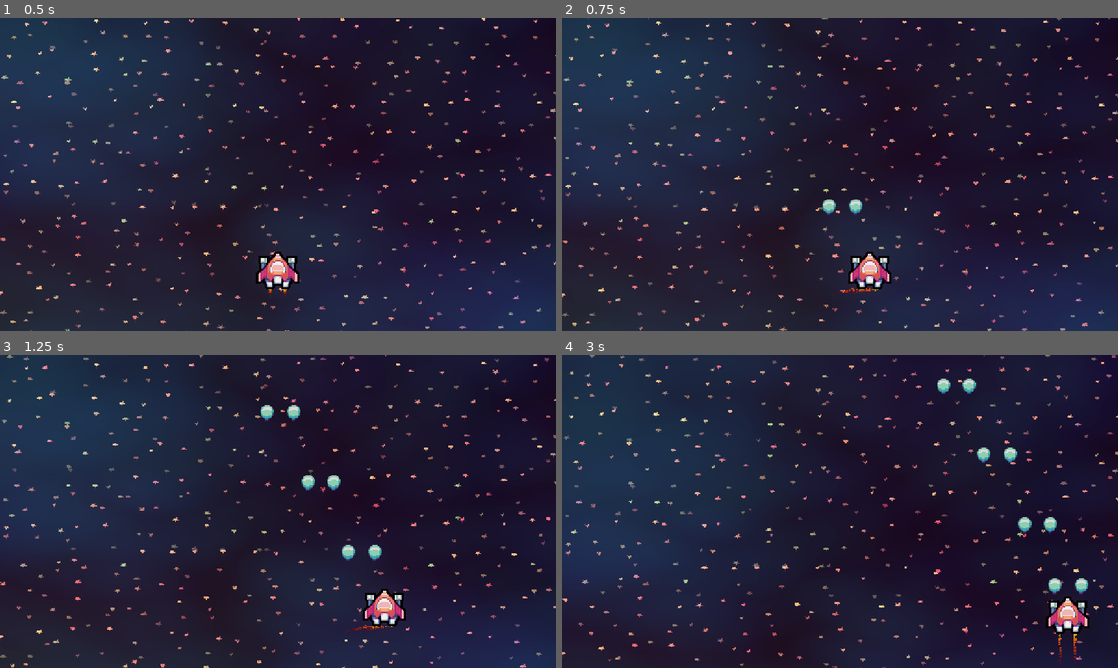
Above: before the commit, frames 1-4 (two rows, left to right).
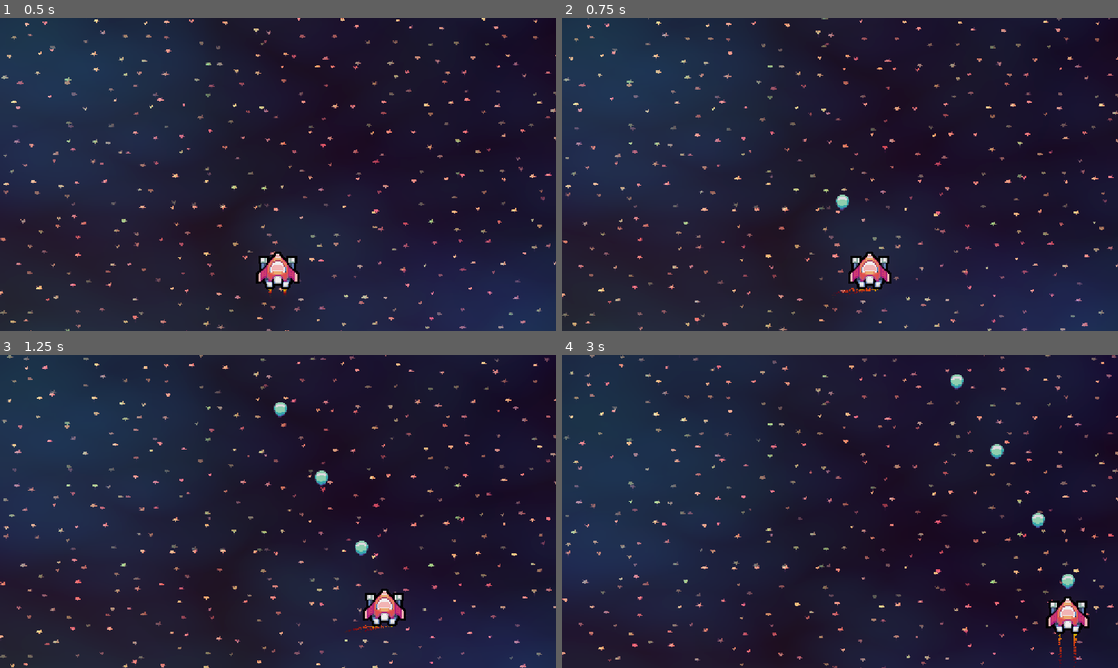
Above: after the commit, the same moments.

Repository: Fateceira/save-the-kitties
Game: Godot game, scene res://Scenes/Gameplay.tscn
Same seed, same stepped clock (60 frames per second), same inputs: the game is played once before the commit and once after it.
Inputs:
- Up to frame 1 (0.5 s): no input
- Up to frame 2 (0.75 s): hold D (move_right) from 0.53 s (still down); hold Space (shoot) from 0.53 s (still down)
- Up to frame 3 (1.25 s): keep holding D (move_right); keep holding Space (shoot)
- Up to frame 4 (3 s): release D (move_right) at 1.28 s; release Space (shoot) at 1.28 s; hold S (move_down) 1.28-2.03 s; tap Space (shoot) at 1.35, 2.85 s; hold D (move_right) 2.03-2.78 s; hold Space (shoot) 2.03-2.78 s; hold W (move_up) from 2.78 s (still down)

Frame 1 is identical in both runs. In frame 2, 0.3% of the frame differs, in the area x 46-54%, y 56-63%; in frame 3, 0.8%; in frame 4, 1.1%, in the area x 67-95%, y 6-77%.

Commit message:
Add TweenManager for damage feedback and update player ship
Introduced TweenManager as an autoload to handle punch scale tweening when DamageableComponent nodes receive damage. Updated res_PlayerShip.tres to adjust crit_multiplier and projectile_count. Cleaned up Gameplay.tscn by removing unused wave resources and updating references.

Diff:
--- a/Entities/res_PlayerShip.tres
+++ b/Entities/res_PlayerShip.tres
@@ -8,7 +8,7 @@
 speed = 350.0
 fire_rate = 0.25
 luck = 0.1
-crit_multiplier = 1.25
-projectile_count = 2
+crit_multiplier = 2.0
+projectile_count = 1
 burst_delay = 0.1
 metadata/_custom_type_script = "uid://df8aje4m337o4"
--- a/Scenes/Gameplay.tscn
+++ b/Scenes/Gameplay.tscn
@@ -9,16 +9,14 @@
 [ext_resource type="PackedScene" uid="uid://cdrcq0atefc6k" path="res://assets/Prefabs/Components/pf_Camera2D.tscn" id="7_5klrq"]
 [ext_resource type="Script" uid="uid://br8fwkyeo43qx" path="res://Scripts/CustomResources/WaveData.gd" id="7_bk2no"]
 [ext_resource type="Resource" uid="uid://ciqwwhc2ewv65" path="res://WaveData/wv_TutorialWave.tres" id="8_5klrq"]
-[ext_resource type="Resource" uid="uid://cpaids5lgcisn" path="res://WaveData/wv_Wave_03.tres" id="8_7wr7o"]
 [ext_resource type="Resource" uid="uid://be043blu006h1" path="res://WaveData/wv_Wave_01.tres" id="9_2aia5"]
-[ext_resource type="Resource" uid="uid://cmfgyq1s0noff" path="res://WaveData/wv_Wave_02.tres" id="10_bk2no"]
 [ext_resource type="Script" uid="uid://biqccyyu52q7b" path="res://Scripts/Test/LevelTest.gd" id="10_vu60g"]
 [ext_resource type="Resource" uid="uid://b0exgurjhjpeq" path="res://WaveData/wv_Wave_04.tres" id="12_qaqk3"]
 [ext_resource type="PackedScene" uid="uid://dfa3sv3uep71a" path="res://assets/Prefabs/Components/pf_PostProcessing.tscn" id="15_2aia5"]
 [ext_resource type="PackedScene" uid="uid://cinur83quhu0m" path="res://assets/Prefabs/Components/pf_ExplosionManager.tscn" id="15_buxyy"]
 [ext_resource type="PackedScene" uid="uid://d25pxvapoj0rb" path="res://assets/Prefabs/Components/pf_TimeManager.tscn" id="16_buxyy"]
 
-[sub_resource type="ShaderMaterial" id="ShaderMaterial_bk2no"]
+[sub_resource type="ShaderMaterial" id="ShaderMaterial_2aia5"]
 shader = ExtResource("2_2aia5")
 shader_parameter/pixel_scale = 0.1
 shader_parameter/star_texture = ExtResource("3_buxyy")
@@ -61,7 +59,7 @@
 [node name="EnemySpawner" parent="." instance=ExtResource("6_xwjbm")]
 position = Vector2(-704, -460)
 spawn_area_width = 1200.0
-wave_list = Array[ExtResource("7_bk2no")]([ExtResource("8_5klrq"), ExtResource("9_2aia5"), ExtResource("10_bk2no"), ExtResource("8_7wr7o"), ExtResource("12_qaqk3")])
+wave_list = Array[ExtResource("7_bk2no")]([ExtResource("8_5klrq"), ExtResource("9_2aia5"), ExtResource("12_qaqk3")])
 screen_margin = 80.0
 viper_path_spacing = 0.015
 max_total_enemies = 6
--- /dev/null
+++ b/Scripts/Core/TweenManager.gd
@@ -0,0 +1,41 @@
+extends Node
+
+@export var punch_scale: Vector2 = Vector2(1.4, 0.6)
+@export var return_duration: float = 0.12
+@export var return_ease: Tween.EaseType = Tween.EASE_OUT
+@export var return_transition: Tween.TransitionType = Tween.TRANS_BACK
+
+func _ready() -> void:
+	get_tree().node_added.connect(_on_node_added)
+	call_deferred("scan_existing_nodes")
+
+func scan_existing_nodes() -> void:
+	if get_tree().current_scene:
+		scan_and_connect(get_tree().current_scene)
+
+func scan_and_connect(node: Node) -> void:
+	connect_node_if_needed(node)
+	for child in node.get_children():
+		scan_and_connect(child)
+
+func _on_node_added(node: Node) -> void:
+	call_deferred("connect_node_if_needed", node)
+
+func connect_node_if_needed(node: Node) -> void:
+	if node is DamageableComponent and not node.damaged.is_connected(_on_damage_received):
+		node.damaged.connect(_on_damage_received.bind(node))
+
+func _on_damage_received(_damage_info: DamageInfo, component: DamageableComponent) -> void:
+	var root = component.get_owner() if component.get_owner() else component
+	if not is_instance_valid(root):
+		return
+
+	var tween = create_tween()
+
+	root.scale = punch_scale
+
+	tween.tween_property(root, "scale", Vector2.ONE, return_duration)\
+		.set_ease(return_ease)\
+		.set_trans(return_transition)
+
+	print("TweenManager: Punch aplicado em ", root.name)
--- a/project.godot
+++ b/project.godot
@@ -17,6 +17,7 @@
 [autoload]
 
 AudioManager="*res://Scripts/Core/AudioManager.gd"
+TweenManager="*res://Scripts/Core/TweenManager.gd"
 
 [display]
 
Not shown: 2 places in Scenes/Gameplay.tscn that only renumber resources
Not shown, added: Scripts/Core/TweenManager.gd.uid
